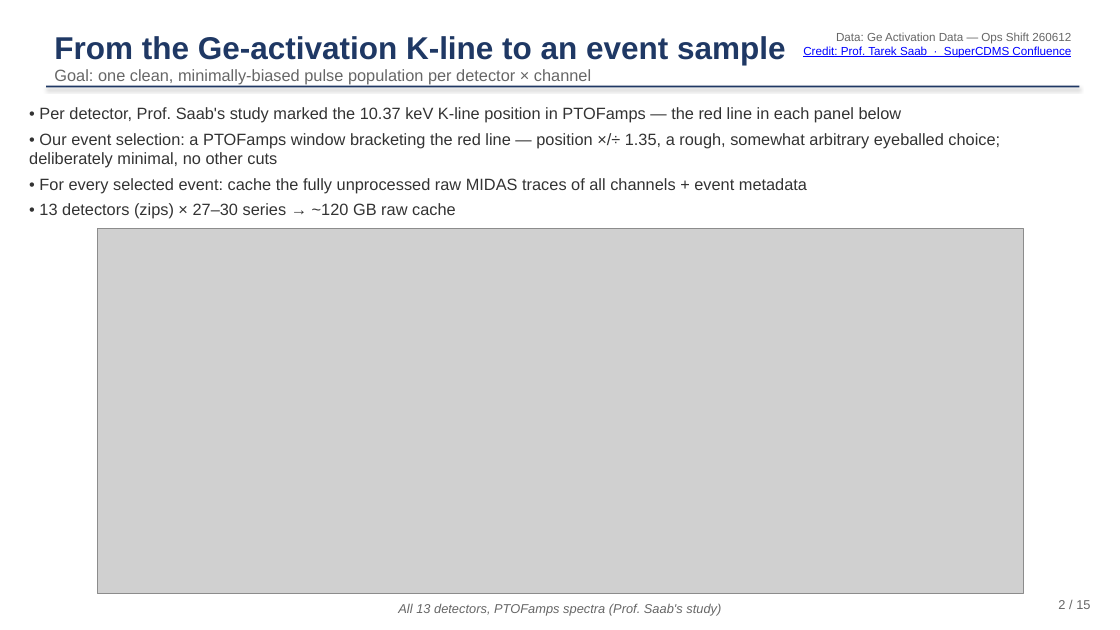
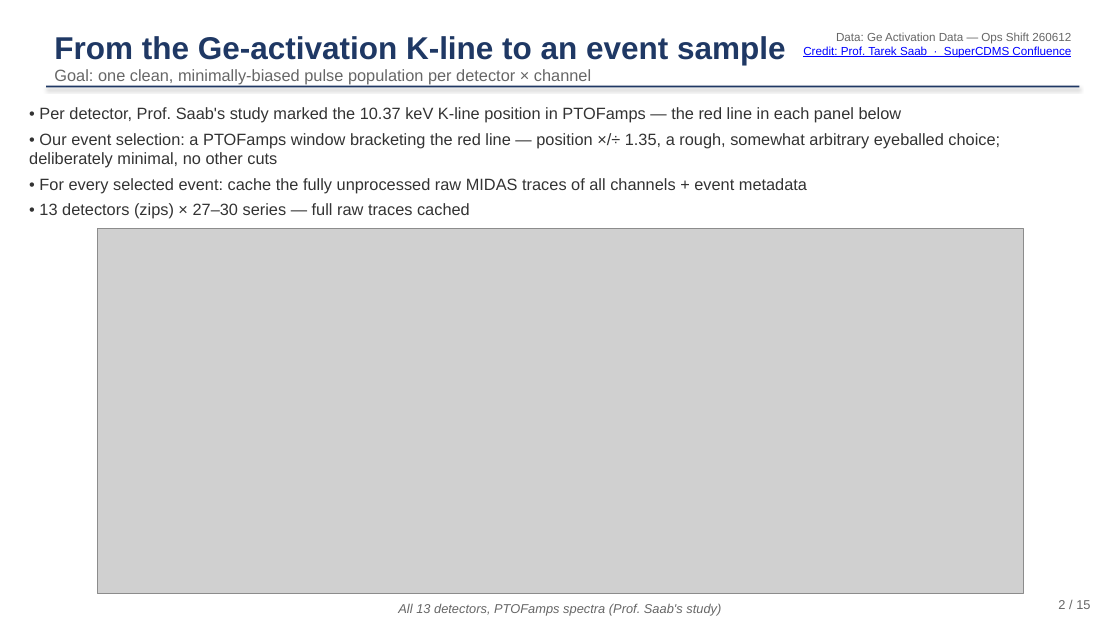
Before and after one commit to ZhihengLi0/urop, a slide deck: slide 2 of snolab/presentation/SNOLAB_R4_pulse_templates_20260715.pptx. Drawn at 1120x630 pixels with LibreOffice and Linux fonts; fonts in the diff are those of the drawing; grey boxes stand for pictures. Boxes give left, top, right and bottom in pixels: in the first picture for what was removed or moved away, otherwise in the second. Text is boxed around its words. In the diff, an @@ line names an element or a change of style, - is before the commit and + after.

```diff
--- a/snolab/presentation/SNOLAB_R4_pulse_templates_20260715.pptx
+++ b/snolab/presentation/SNOLAB_R4_pulse_templates_20260715.pptx
@@ text at bbox=[39, 203, 470, 219]: text changed @@
-• 13 detectors (zips) × 27–30 series → ~120 GB raw cache
+• 13 detectors (zips) × 27–30 series — full raw traces cached
```
Also in this commit, not shown: 4 other files.
